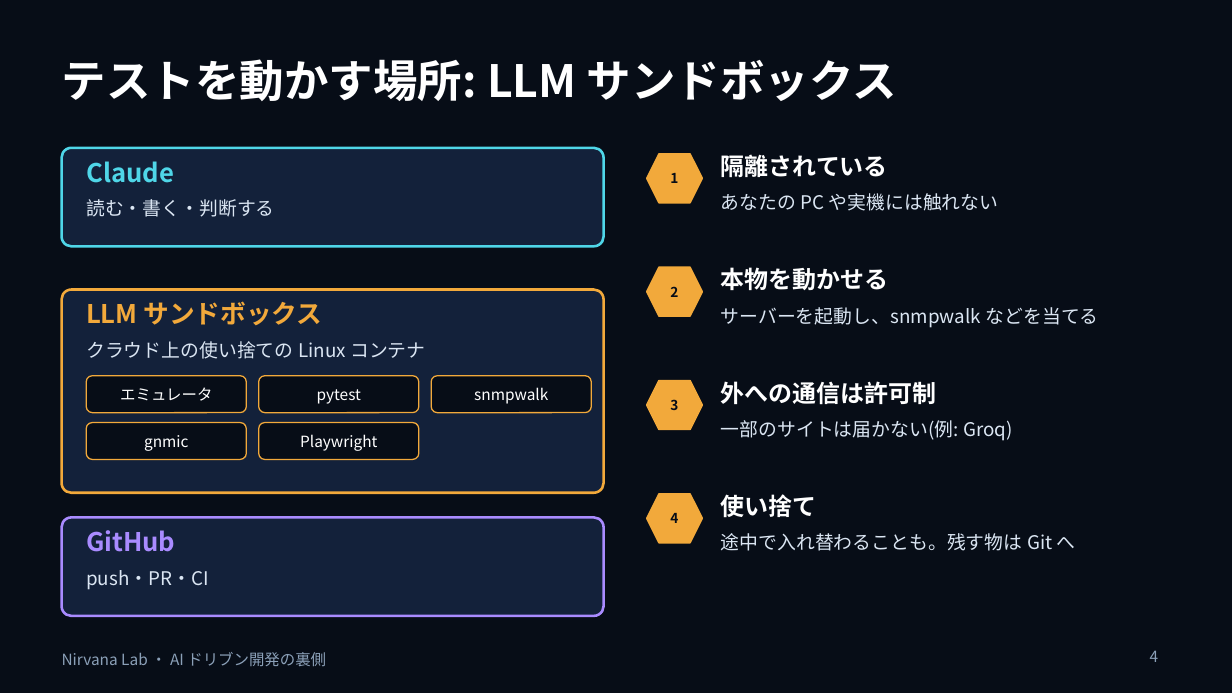
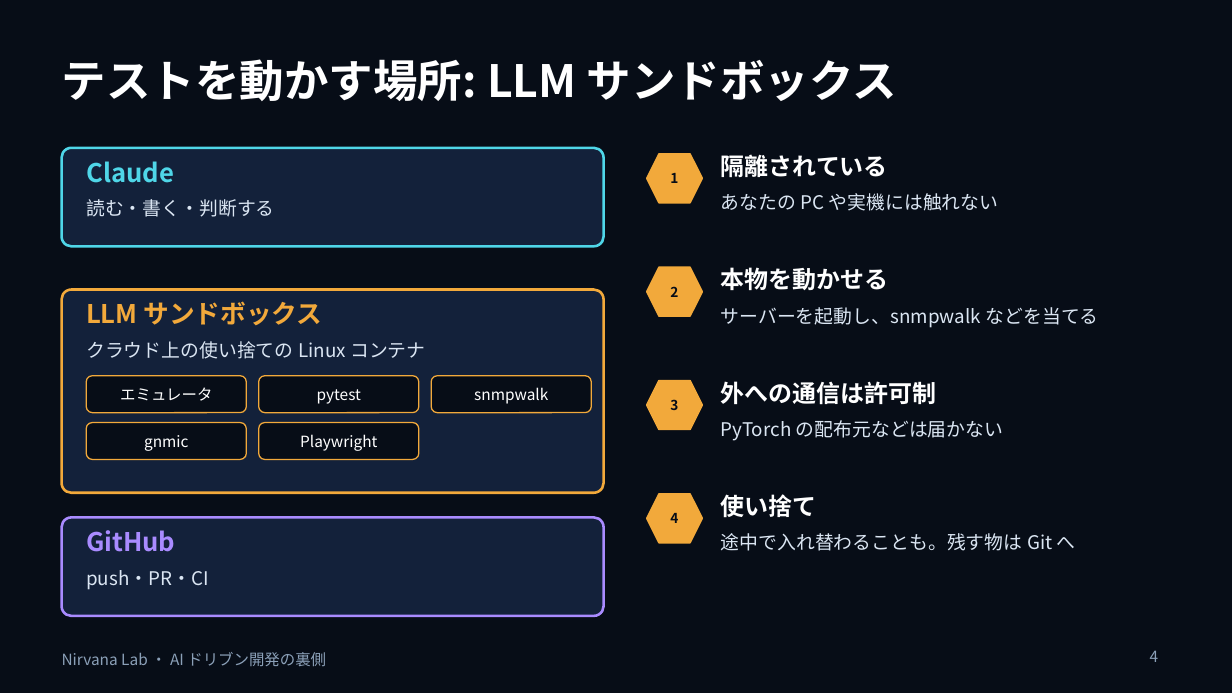
Before and after one commit to w-index-m/network-lab-emulator, a slide deck: slide 4 of docs/ai-driven-dev-behind-the-scenes.pptx. Drawn at 1232x693 pixels with LibreOffice and Linux fonts; fonts in the diff are those of the drawing. Boxes give left, top, right and bottom in pixels: in the first picture for what was removed or moved away, otherwise in the second. Text is boxed around its words. In the diff, an @@ line names an element or a change of style, - is before the commit and + after.

```diff
--- a/docs/ai-driven-dev-behind-the-scenes.pptx
+++ b/docs/ai-driven-dev-behind-the-scenes.pptx
@@ text at (721, 420, 1003, 441): text changed @@
-一部のサイトは届かない(例: Groq)
+PyTorch の配布元などは届かない
```
Also in this commit, not shown: 1 other slide changed, 1 slide added, 1 other file.
